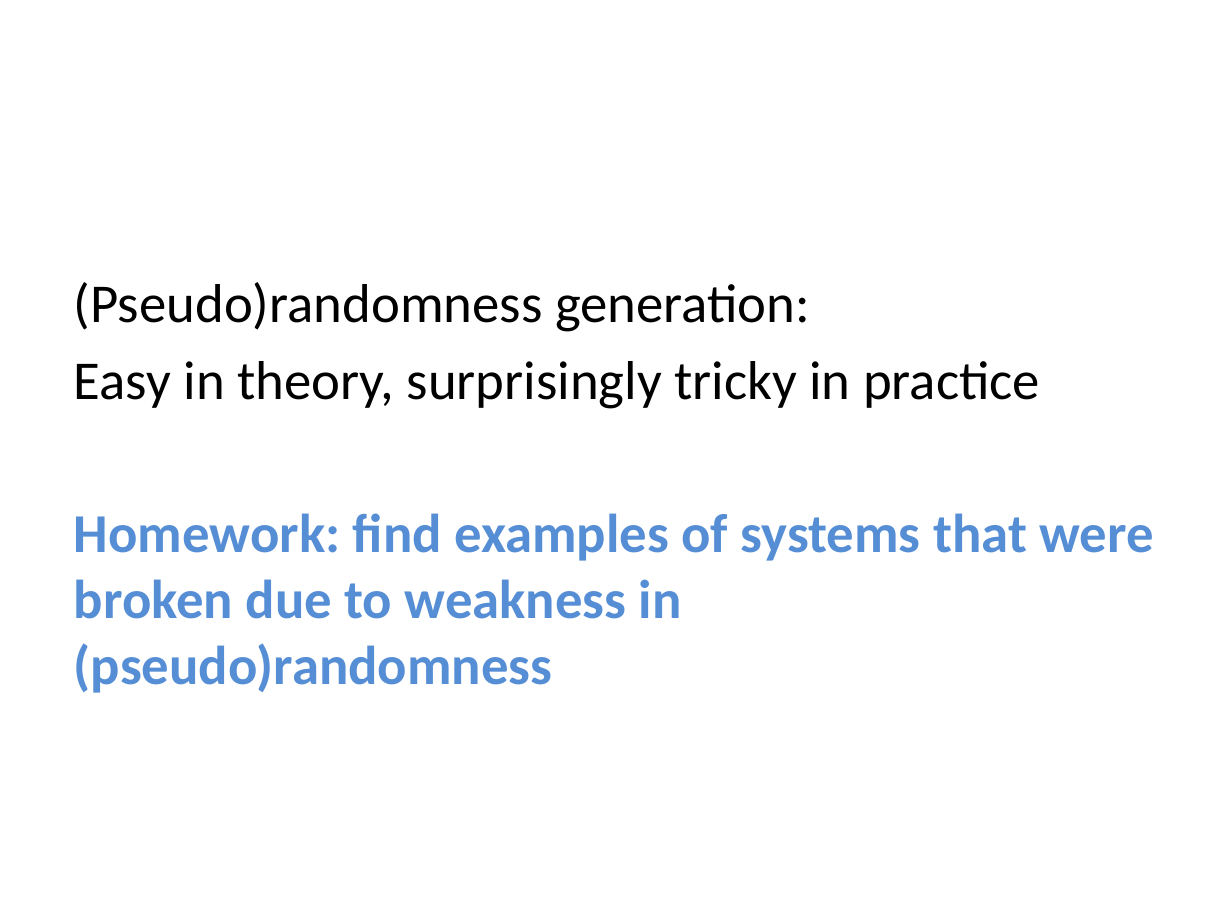
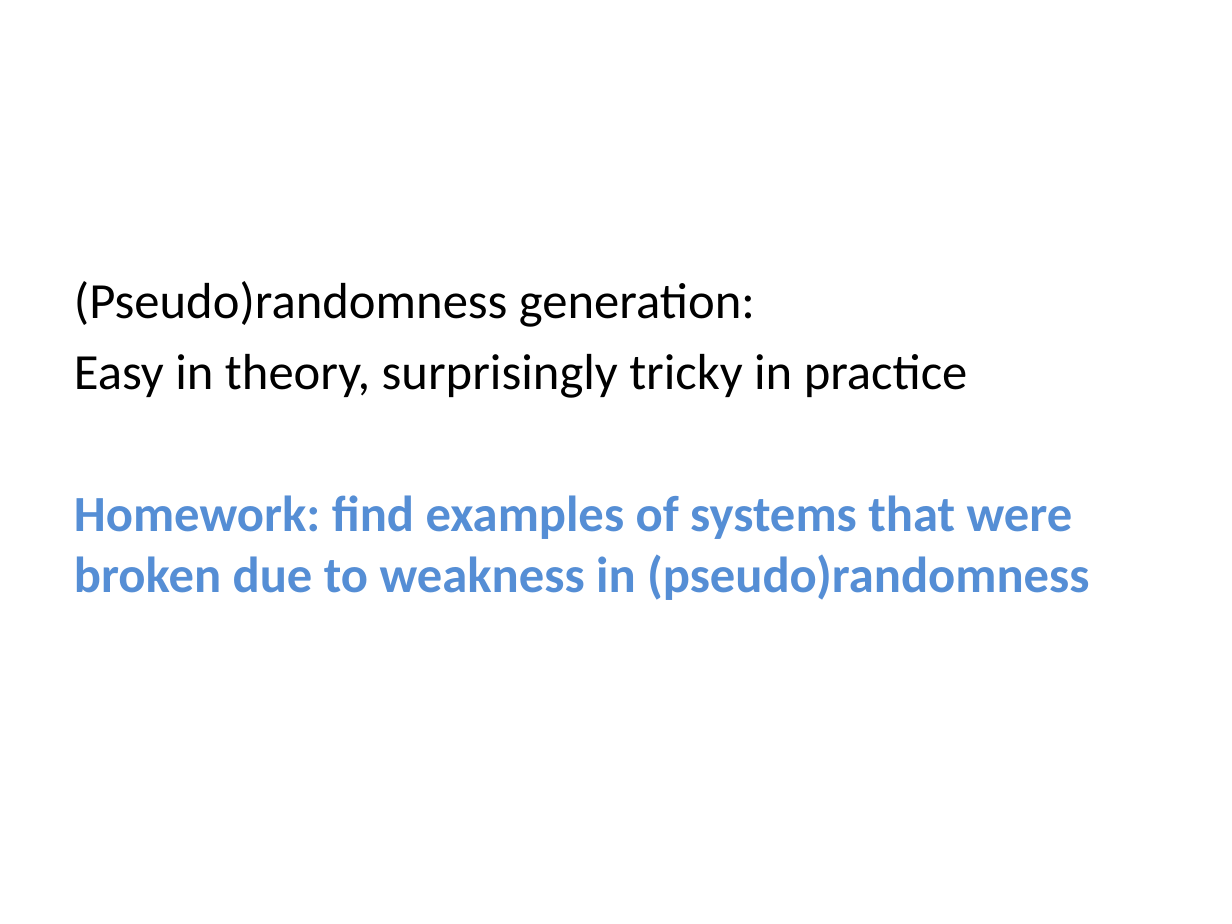
Before and after one commit to noise-lab/security-course, a slide deck: slide 40 of fall2016/lectures/3-Integrity-PRF.pptx. Drawn at 1232x924 pixels with LibreOffice and Linux fonts; fonts in the diff are those of the drawing. Boxes give left, top, right and bottom in pixels: in the first picture for what was removed or moved away, otherwise in the second. Text is boxed around its words. In the diff, an @@ line names an element or a change of style, - is before the commit and + after.

```diff
--- a/fall2016/lectures/3-Integrity-PRF.pptx
+++ b/fall2016/lectures/3-Integrity-PRF.pptx
@@ text "(Pseudo)randomness generation:" at <box>74,281,1089,600</box>: size 32 to 29.6 pt @@
```
Also in this commit, not shown: 1 other slide changed, 1 other file.
